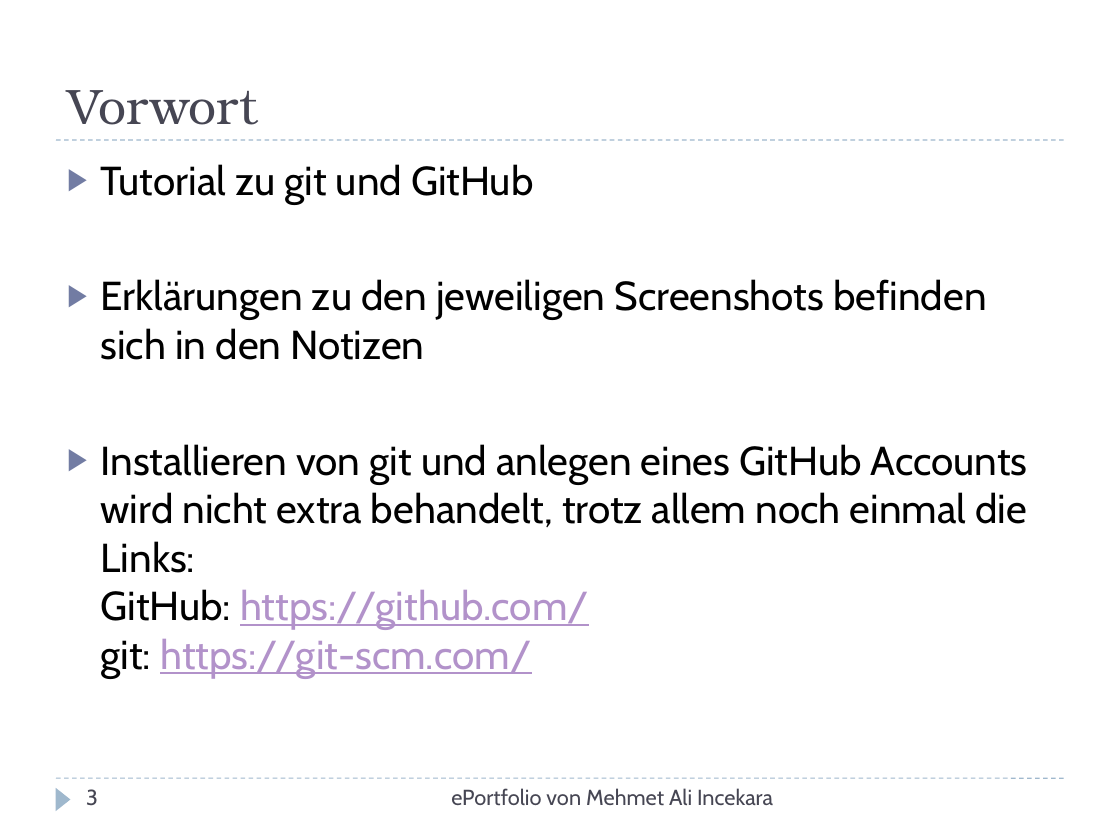
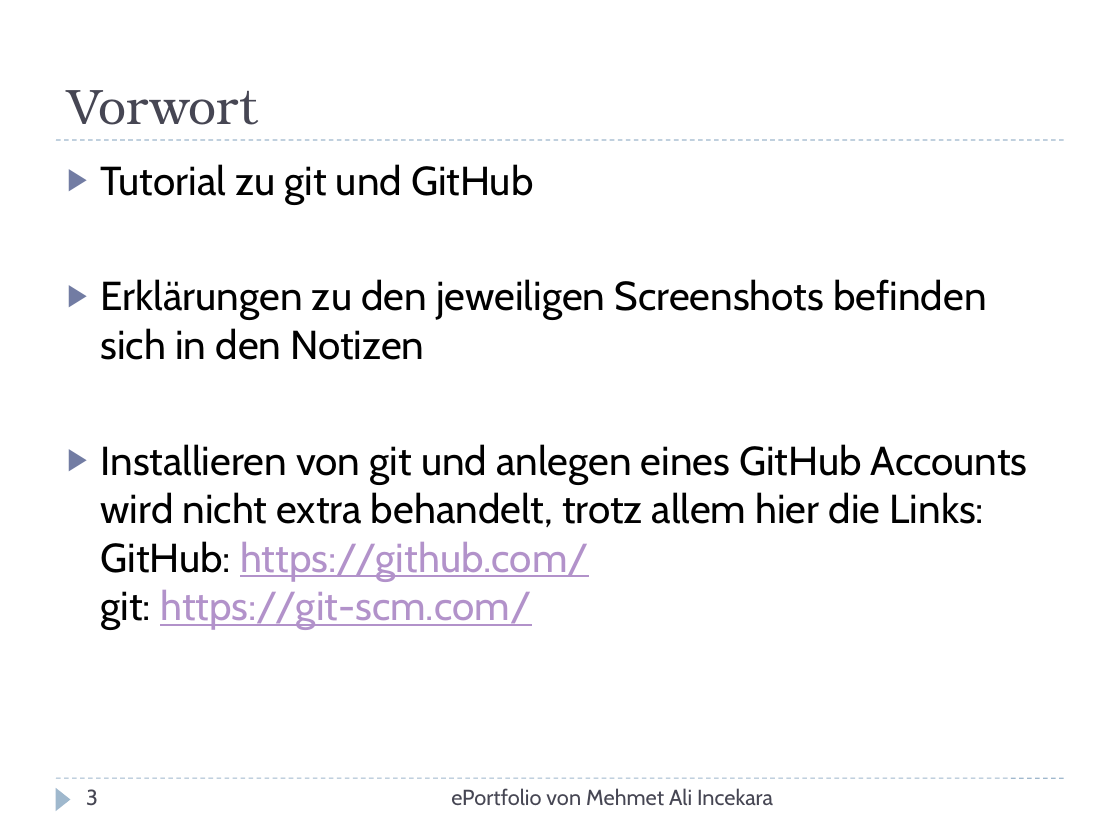
Before and after one commit to xnappy/ePortfolio, a slide deck: slide 3 of Tutorial.pptx. Drawn at 1120x840 pixels with LibreOffice and Linux fonts; fonts in the diff are those of the drawing. Boxes give left, top, right and bottom in pixels: in the first picture for what was removed or moved away, otherwise in the second. Text is boxed around its words. In the diff, an @@ line names an element or a change of style, - is before the commit and + after.

```diff
--- a/Tutorial.pptx
+++ b/Tutorial.pptx
@@ text at <box>101,444,1028,630</box>: text changed @@
-▶ Installieren von git und anlegen eines GitHub Accounts wird nicht extra behandelt, trotz allem noch einmal die Links:
-  GitHub: https://github.com/
-  git: https://git-scm.com/
+▶ Installieren von git und anlegen eines GitHub Accounts wird nicht extra behandelt, trotz allem hier die Links:
+  GitHub: https://github.com/
+  git: https://git-scm.com/
```
Also in this commit, not shown: 2 other slides changed, 1 slide added, 4 slides removed.
